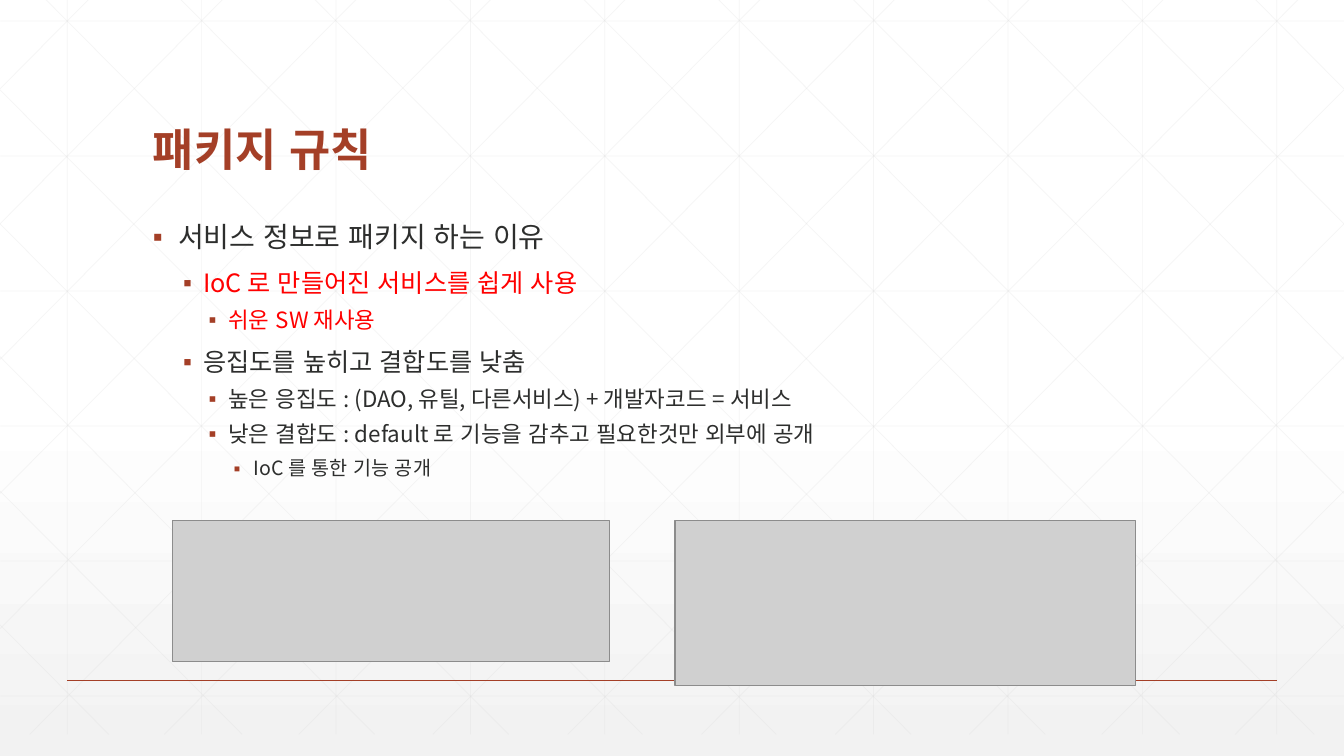
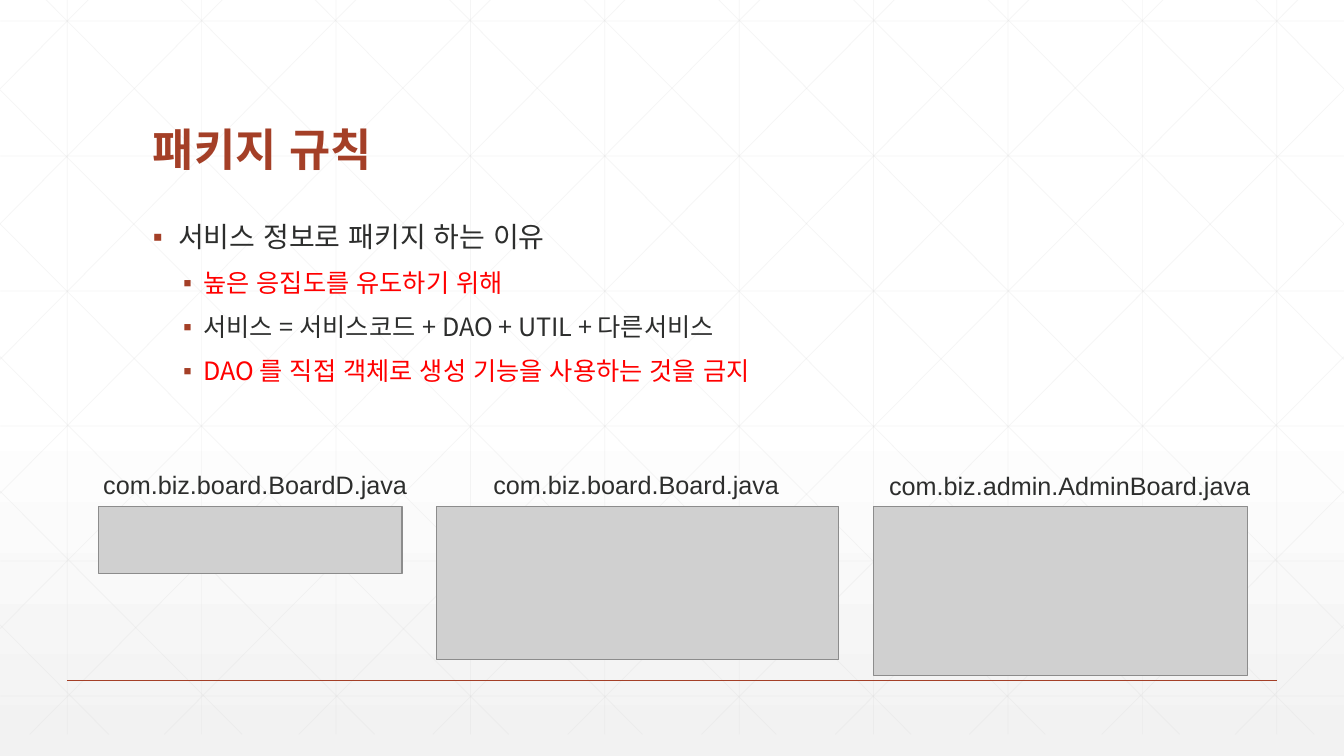
Before and after one commit to zeroshift01/code5, a slide deck: slide 4 of inflearn04/doc/3.(심화)높은응집도를위한패키지네이밍규칙.pptx. Drawn at 1344x756 pixels with LibreOffice and Linux fonts; fonts in the diff are those of the drawing; grey boxes stand for pictures. Boxes give left, top, right and bottom in pixels: in the first picture for what was removed or moved away, otherwise in the second. Text is boxed around its words. In the diff, an @@ line names an element or a change of style, - is before the commit and + after.

```diff
--- a/inflearn04/doc/3.(심화)높은응집도를위한패키지네이밍규칙.pptx
+++ b/inflearn04/doc/3.(심화)높은응집도를위한패키지네이밍규칙.pptx
@@ text at (203,271,749,382): text changed; size 16 to 18 pt; text colour #2D2E2D to #FF0000 @@
-  ▪ IoC 로 만들어진 서비스를 쉽게 사용
-    ▪ 쉬운 SW 재사용
-  ▪ 응집도를 높히고 결합도를 낮춤
-    ▪ 높은 응집도 : (DAO, 유틸, 다른서비스) + 개발자코드 = 서비스
-    ▪ 낮은 결합도 : default 로 기능을 감추고 필요한것만 외부에 공개
-      ▪ IoC 를 통한 기능 공개
+  ▪ 높은 응집도를 유도하기 위해
+  ▪ 서비스 = 서비스코드 + DAO + UTIL + 다른서비스
+  ▪ DAO 를 직접 객체로 생성 기능을 사용하는 것을 금지
@@ text added at (103,475,407,500), 18 pt, text #2D2E2D @@
+com.biz.board.BoardD.java
@@ text added at (493,475,779,500), 18 pt, text #2D2E2D @@
+com.biz.board.Board.java
@@ text added at (889,476,1250,501), 18 pt, text #2D2E2D @@
+com.biz.admin.AdminBoard.java
@@ picture added at (99,506,402,574) @@
@@ picture added at (437,506,839,659) @@
@@ picture added at (874,506,1248,676) @@
@@ picture removed at (172,520,609,661) @@
@@ picture removed at (676,520,1136,686) @@
```
Also in this commit, not shown: 1 other slide changed, 9 other files.
